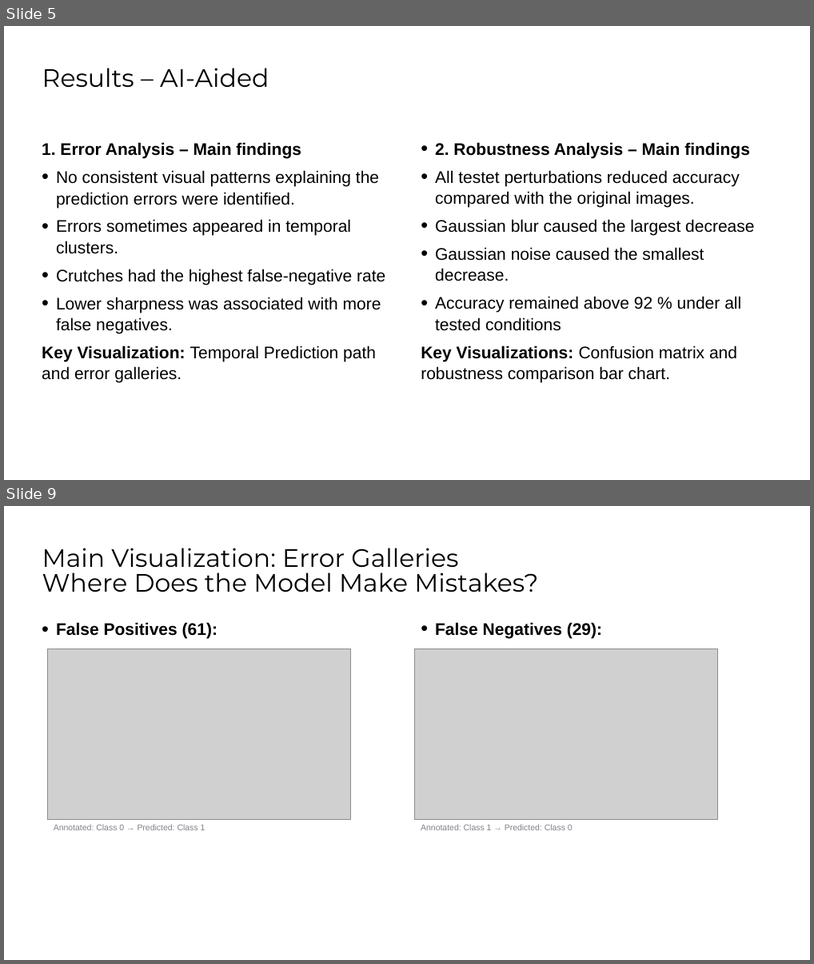
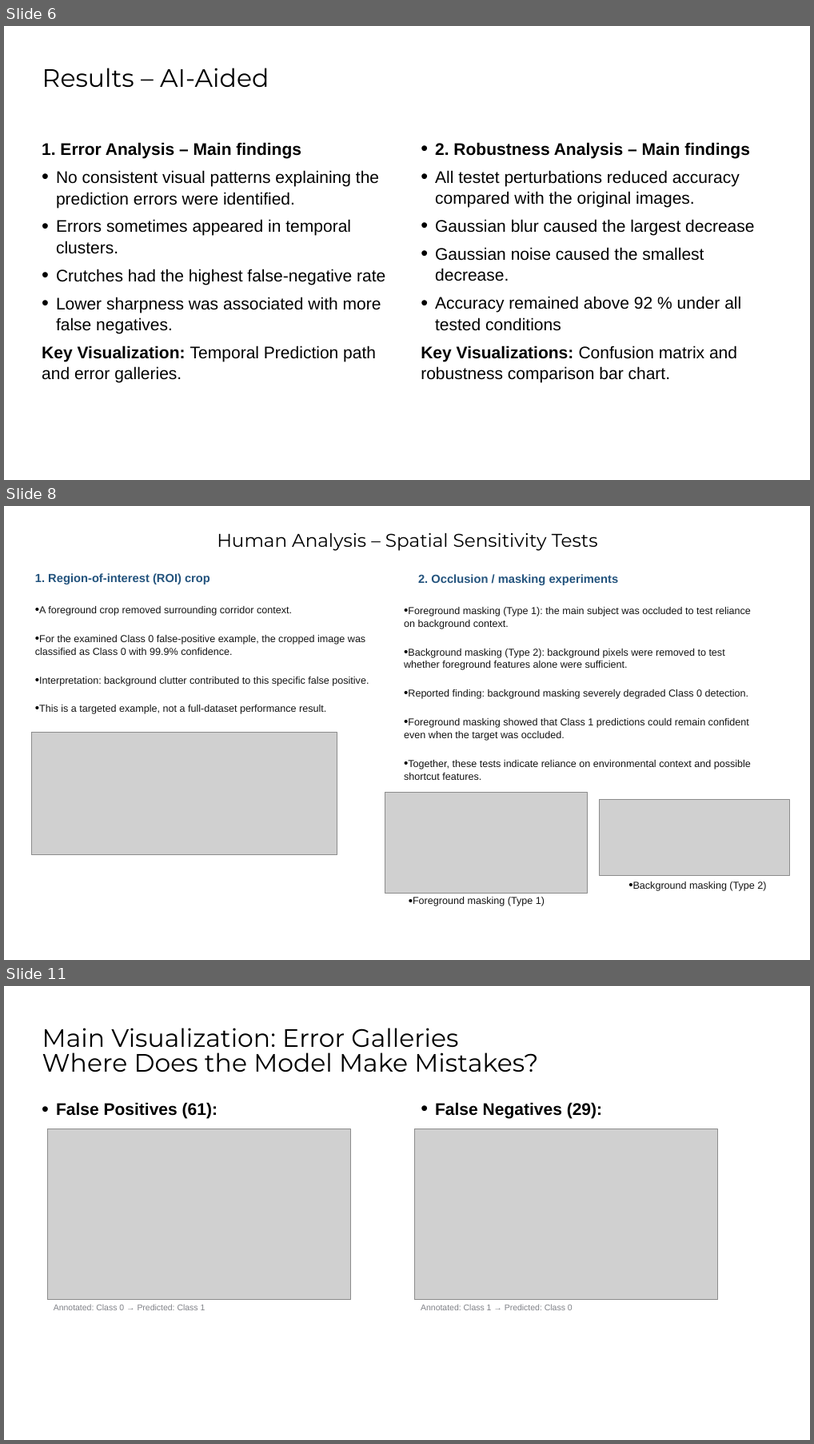
Before and after one commit to Prajothis/mobility-aids-resnet50, a slide deck: Phase1_midterm.pptx. Shown one above the other, each under a label of ours: slides 5 and 9 before the commit, slides 6, 8 and 11 after it; the slides between them are not shown. The pictures are 814x964 and 814x1444 pixels, drawn with LibreOffice and Linux fonts; fonts in the diff are those of the drawing; grey boxes stand for pictures; background and template pictures are left out. Boxes give left, top, right and bottom in pixels: in the first picture for what was removed or moved away, otherwise in the second. Text is boxed around its words. In the diff, an @@ line names an element or a change of style, - is before the commit and + after.

```diff
--- a/Phase1_midterm.pptx
+++ b/Phase1_midterm.pptx
@@ slide 8 added at (4, 506, 810, 960), background #FFFFFF @@
@@ title added at (217, 533, 598, 551), 22 pt, text #000000 @@
+Human Analysis – Spatial Sensitivity Tests
@@ text added at (35, 573, 369, 714), 12 pt, text #141414 @@
+1. Region-of-interest (ROI) crop
+• A foreground crop removed surrounding corridor context.
+• For the examined Class 0 false-positive example, the cropped image was classified as Class 0 with 99.9% confidence.
+• Interpretation: background clutter contributed to this specific false positive.
+• This is a targeted example, not a full-dataset performance result.
@@ text added at (404, 574, 751, 780), 12 pt, text #141414 @@
+2. Occlusion / masking experiments
+• Foreground masking (Type 1): the main subject was occluded to test reliance on background context.
+• Background masking (Type 2): background pixels were removed to test whether foreground features alone were sufficient.
+• Reported finding: background masking severely degraded Class 0 detection.
+• Foreground masking showed that Class 1 predictions could remain confident even when the target was occluded.
+• Together, these tests indicate reliance on environmental context and possible shortcut features.
@@ picture added at (32, 732, 338, 855) @@
@@ picture added at (385, 792, 588, 892) @@
@@ picture added at (599, 799, 790, 875) @@
@@ text added at (634, 881, 766, 891), 12 pt, text #141414 @@
+• Background masking (Type 2)
@@ text added at (413, 896, 545, 906), 12 pt, text #141414 @@
+• Foreground masking (Type 1)
@@ what was slide 5 is now slide 6 @@
@@ what was slide 9 is now slide 11 @@
```
Also in this commit, not shown: 3 other slides added, 2 slides removed.
